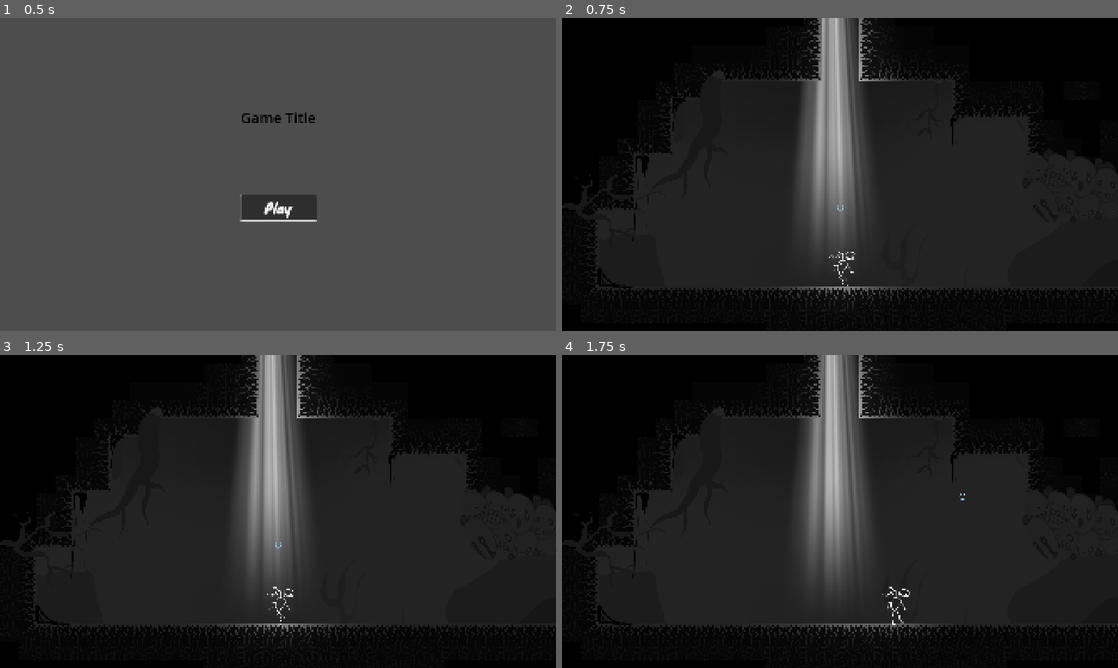
Above: before the commit, frames 1-4 (two rows, left to right).
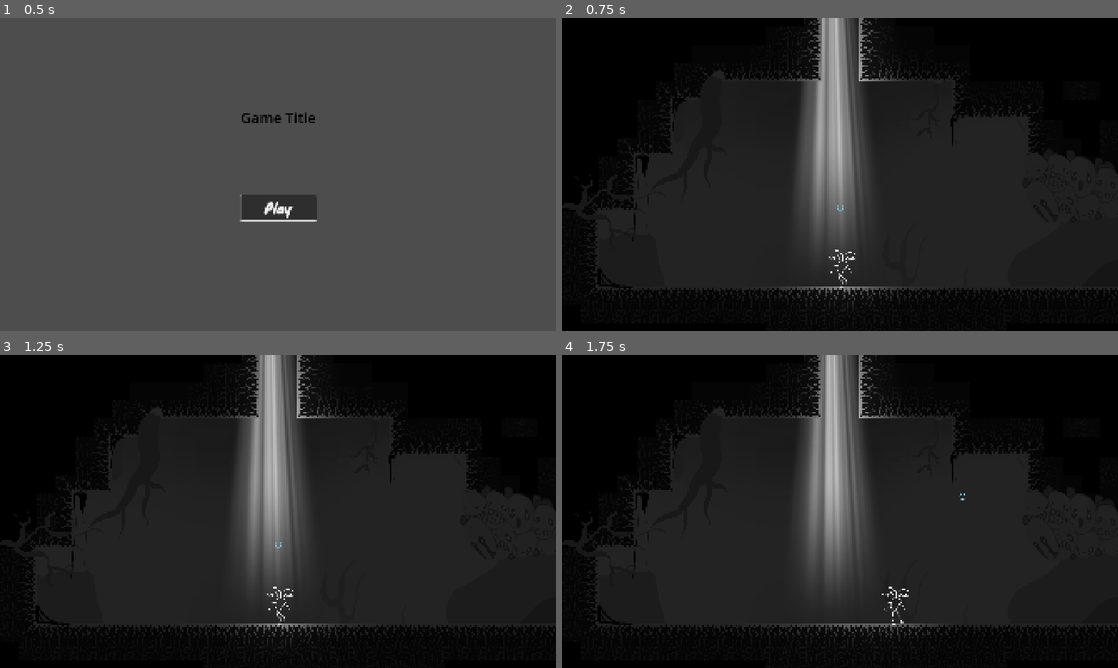
Above: after the commit, the same moments.

Repository: arceryz/LD57
Game: Godot game, scene res://scenes/main_menu/main_menu.tscn
Same seed, same stepped clock (60 frames per second), same inputs: the game is played once before the commit and once after it.
Inputs (mouse positions are in pixels of both pictures, inside the frame that each line leads up to):
- Up to frame 1 (0.5 s): no input
- Up to frame 2 (0.75 s): click "Play" at 0.5 s
- Up to frame 3 (1.25 s): no input
- Up to frame 4 (1.75 s): tap Enter (ui_accept) at 1.25 s; move the mouse to (962, 495) at 1.27 s; hold D (move_right) from 1.28 s (still down); right-click (962, 495) at 1.35 s; click (962, 495) at 1.52 s

Frame 1 is identical in both runs. In frame 2, 0.1% of the frame differs, in the area x 48-53%, y 74-87%; in frame 3, less than 0.1%; in frame 4, 0.1%.

Commit message:
Boss prevents going back now.

Diff:
--- a/prefabs/anxiety_boss/anxiety_boss.gd
+++ b/prefabs/anxiety_boss/anxiety_boss.gd
@@ -8,6 +8,9 @@
 @export var attack_count_variation: int = 1
 
 @export var StartArea: Area2D
+@export var NoReturnWallBack: StaticBody2D
+@export var WaitWallFront: StaticBody2D
+
 @onready var Sprite: AnimatedSprite2D = $Sprite
 @onready var Anim: AnimationPlayer = $Anim
 @onready var Music: AudioStreamPlayer = $BossMusic
@@ -99,12 +102,14 @@
 func _on_area_body_entered(body: Node2D):
 	if body is PlayerC and state == State.WAITING:
 		state = State.WAKING_UP
+		NoReturnWallBack.collision_layer = 1
 		$BossMusic.play()
 		$Boss_VoiceLayer01.play()
 		$Boss_VoiceLayer02.play()
 		$Boss_VoiceLayer03.play()
 		Anim.play("wakeup")
 		await Anim.animation_finished
+		WaitWallFront.collision_layer = 0
 		state = State.ACTIVE
 		attack_timer.start()
 
--- a/prefabs/anxiety_boss/anxiety_boss.tscn
+++ b/prefabs/anxiety_boss/anxiety_boss.tscn
@@ -173,45 +173,6 @@
 "values": [Color(0, 0, 0, 1)]
 }
 
-[sub_resource type="Animation" id="Animation_kau3k"]
-resource_name = "wakeup"
-length = 3.0
-tracks/0/type = "value"
-tracks/0/imported = false
-tracks/0/enabled = true
-tracks/0/path = NodePath("Scale/Sprite:modulate")
-tracks/0/interp = 1
-tracks/0/loop_wrap = true
-tracks/0/keys = {
-"times": PackedFloat32Array(2.2, 3),
-"transitions": PackedFloat32Array(1, 1),
-"update": 0,
-"values": [Color(0, 0, 0, 1), Color(1, 1, 1, 1)]
-}
-tracks/1/type = "bezier"
-tracks/1/imported = false
-tracks/1/enabled = true
-tracks/1/path = NodePath("Scale/Sprite:position:x")
-tracks/1/interp = 1
-tracks/1/loop_wrap = true
-tracks/1/keys = {
-"handle_modes": PackedInt32Array(1, 2, 2, 2, 2, 2),
-"points": PackedFloat32Array(0, 0, 0, 0, 0, 42.5045, -0.0666667, 0, 0.0444444, 0, -44.0114, -0.0444444, 0, 0.0555556, 0, 21.7238, -0.0555556, 0, 0.0777778, 0, -23.6547, -0.0777778, 0, 0.144444, 0, 0.0947729, -0.144444, 0, 0, 0),
-"times": PackedFloat32Array(0, 0.2, 0.333333, 0.5, 0.733333, 1.16667)
-}
-tracks/2/type = "value"
-tracks/2/imported = false
-tracks/2/enabled = true
-tracks/2/path = NodePath("Scale/Sprite:speed_scale")
-tracks/2/interp = 1
-tracks/2/loop_wrap = true
-tracks/2/keys = {
-"times": PackedFloat32Array(0, 2.2),
-"transitions": PackedFloat32Array(1, 1),
-"update": 1,
-"values": [0.0, 2.0]
-}
-
 [sub_resource type="Animation" id="Animation_rokit"]
 resource_name = "death"
 length = 4.0
@@ -250,6 +211,45 @@
 "transitions": PackedFloat32Array(1, 1),
 "update": 0,
 "values": [Vector2(0, 0), Vector2(0, -200)]
+}
+
+[sub_resource type="Animation" id="Animation_kau3k"]
+resource_name = "wakeup"
+length = 3.0
+tracks/0/type = "value"
+tracks/0/imported = false
+tracks/0/enabled = true
+tracks/0/path = NodePath("Scale/Sprite:modulate")
+tracks/0/interp = 1
+tracks/0/loop_wrap = true
+tracks/0/keys = {
+"times": PackedFloat32Array(2.2, 3),
+"transitions": PackedFloat32Array(1, 1),
+"update": 0,
+"values": [Color(0, 0, 0, 1), Color(1, 1, 1, 1)]
+}
+tracks/1/type = "bezier"
+tracks/1/imported = false
+tracks/1/enabled = true
+tracks/1/path = NodePath("Scale/Sprite:position:x")
+tracks/1/interp = 1
+tracks/1/loop_wrap = true
+tracks/1/keys = {
+"handle_modes": PackedInt32Array(1, 2, 2, 2, 2, 2),
+"points": PackedFloat32Array(0, 0, 0, 0, 0, 42.5045, -0.0666667, 0, 0.0444444, 0, -44.0114, -0.0444444, 0, 0.0555556, 0, 21.7238, -0.0555556, 0, 0.0777778, 0, -23.6547, -0.0777778, 0, 0.144444, 0, 0.0947729, -0.144444, 0, 0, 0),
+"times": PackedFloat32Array(0, 0.2, 0.333333, 0.5, 0.733333, 1.16667)
+}
+tracks/2/type = "value"
+tracks/2/imported = false
+tracks/2/enabled = true
+tracks/2/path = NodePath("Scale/Sprite:speed_scale")
+tracks/2/interp = 1
+tracks/2/loop_wrap = true
+tracks/2/keys = {
+"times": PackedFloat32Array(0, 2.2),
+"transitions": PackedFloat32Array(1, 1),
+"update": 1,
+"values": [0.0, 2.0]
 }
 
 [sub_resource type="AnimationLibrary" id="AnimationLibrary_t40mb"]
--- a/prefabs/player/player.gd
+++ b/prefabs/player/player.gd
@@ -49,7 +49,7 @@
 	kill()
 
 func _physics_process(delta: float) -> void:
-	if not Global.intro_finished:
+	if not Global.player_can_move:
 		return
 
 	Sprite.flip_h = velocity.x < 0
--- a/scenes/intro_overlay/intro_overlay.gd
+++ b/scenes/intro_overlay/intro_overlay.gd
@@ -3,10 +3,12 @@
 @export var disable := false
 
 func _ready() -> void:
+	Global.player_can_move = false
+
 	if disable:
-		Global.intro_finished = true
+		Global.player_can_move = true
 		queue_free()
 
 func allow_movement():
-	Global.intro_finished = true
+	Global.player_can_move = true
 	pass
--- a/scenes/levels/level_1.tscn
+++ b/scenes/levels/level_1.tscn
@@ -163,6 +163,12 @@
 }
 point_count = 5
 
+[sub_resource type="RectangleShape2D" id="RectangleShape2D_t4umt"]
+size = Vector2(252, 987)
+
+[sub_resource type="RectangleShape2D" id="RectangleShape2D_4yk0h"]
+size = Vector2(249, 762)
+
 [sub_resource type="RectangleShape2D" id="RectangleShape2D_dga24"]
 size = Vector2(302.5, 673.375)
 
@@ -448,7 +454,7 @@
 [node name="Entities" type="Node" parent="."]
 
 [node name="Player" parent="Entities" instance=ExtResource("2_6iamk")]
-position = Vector2(-1917, 828)
+position = Vector2(-1918, 843)
 flap_winddown = 0.4
 flap_duration = 0.0
 
@@ -465,14 +471,31 @@
 curve = SubResource("Curve2D_mkypq")
 metadata/_edit_lock_ = true
 
-[node name="AnxietyBoss" parent="Entities/BossPath" node_paths=PackedStringArray("StartArea") instance=ExtResource("12_mm8aj")]
+[node name="AnxietyBoss" parent="Entities/BossPath" node_paths=PackedStringArray("StartArea", "NoReturnWallBack", "WaitWallFront") instance=ExtResource("12_mm8aj")]
 position = Vector2(-1536, -3584)
 rotates = false
 loop = false
 comfort_distance = 1100.0
 move_speed = 600.0
 StartArea = NodePath("../../BossStartArea")
-metadata/_edit_lock_ = true
+NoReturnWallBack = NodePath("../../NoReturnWall")
+WaitWallFront = NodePath("../../WaitWall")
+metadata/_edit_lock_ = true
+
+[node name="WaitWall" type="StaticBody2D" parent="Entities"]
+position = Vector2(-2209, -3396)
+
+[node name="CollisionShape2D" type="CollisionShape2D" parent="Entities/WaitWall"]
+position = Vector2(8, -201.5)
+shape = SubResource("RectangleShape2D_t4umt")
+
+[node name="NoReturnWall" type="StaticBody2D" parent="Entities"]
+position = Vector2(-3041, -3330)
+collision_layer = 0
+
+[node name="CollisionShape2D" type="CollisionShape2D" parent="Entities/NoReturnWall"]
+position = Vector2(89.5, -126)
+shape = SubResource("RectangleShape2D_4yk0h")
 
 [node name="Checkpoints" type="Node" parent="."]
 
--- a/scripts/global.gd
+++ b/scripts/global.gd
@@ -1,7 +1,7 @@
 extends Node
 
 var active_checkpoint: CheckpointC
-var intro_finished := false
+var player_can_move := true
 
 func _ready() -> void:
 	randomize()
Not shown: 1 places in scenes/levels/level_1.tscn that only renumber resources
